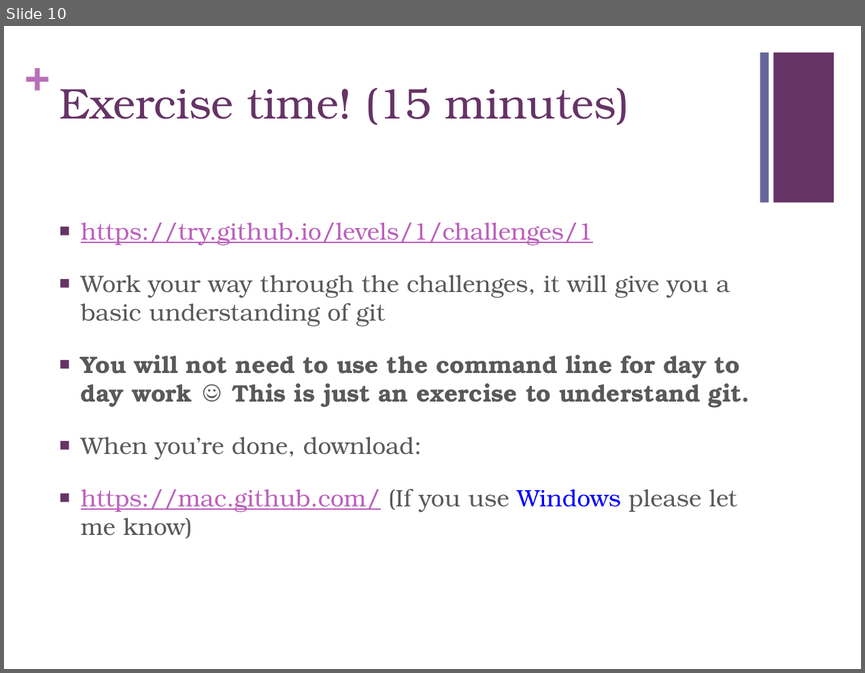
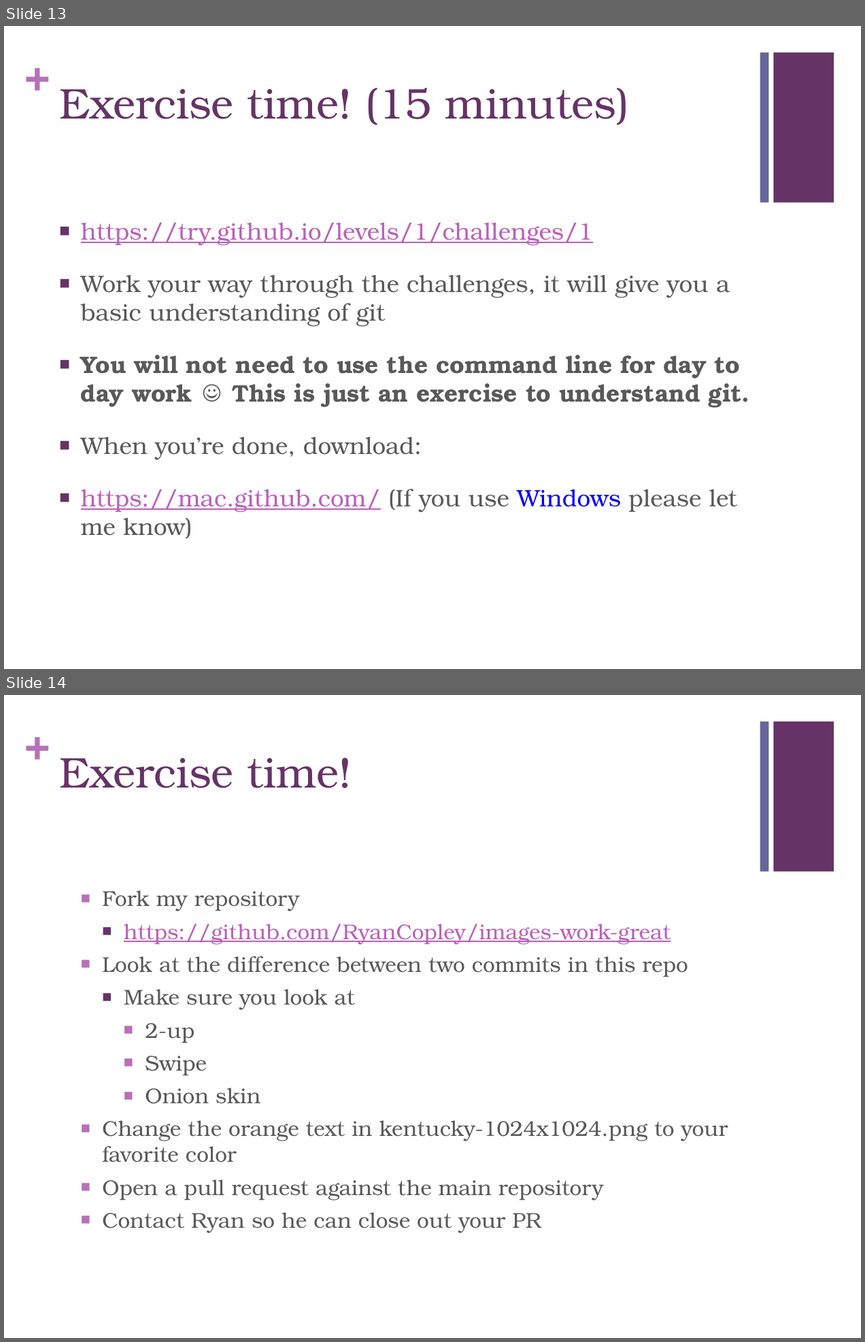
Before and after one commit to RyanCopley/git-for-designers, a slide deck: Presentation.pptx. Shown one above the other, each under a label of ours: slide 10 before the commit, slides 13 and 14 after it. The pictures are 865x673 and 865x1342 pixels, drawn with LibreOffice and Linux fonts; fonts in the diff are those of the drawing. Boxes give left, top, right and bottom in pixels: in the first picture for what was removed or moved away, otherwise in the second. Text is boxed around its words. In the diff, an @@ line names an element or a change of style, - is before the commit and + after.

```diff
--- a/Presentation.pptx
+++ b/Presentation.pptx
@@ slide 14 added at [4,695,861,1338], background #FFFFFF; not listed: 3 template elements that a slide beside it also shows @@
@@ title added at [59,758,352,788], 36 pt, text #663366 @@
+Exercise time!
@@ text added at [102,890,728,1233], 18 pt, text #595959 @@
+  ■ Fork my repository
+    ■ https://github.com/RyanCopley/images-work-great
+  ■ Look at the difference between two commits in this repo
+    ■ Make sure you look at
+      ■ 2-up
+      ■ Swipe
+      ■ Onion skin
+  ■ Change the orange text in kentucky-1024x1024.png to your favorite color
+  ■ Open a pull request against the main repository
+  ■ Contact Ryan so he can close out your PR
@@ what was slide 10 is now slide 13 @@
```
Also in this commit, not shown: 5 other slides added.
